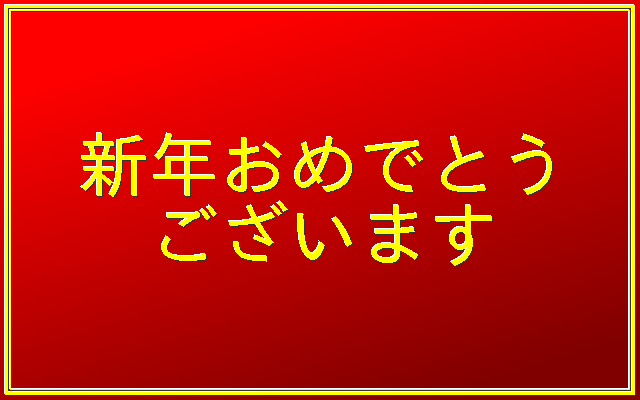
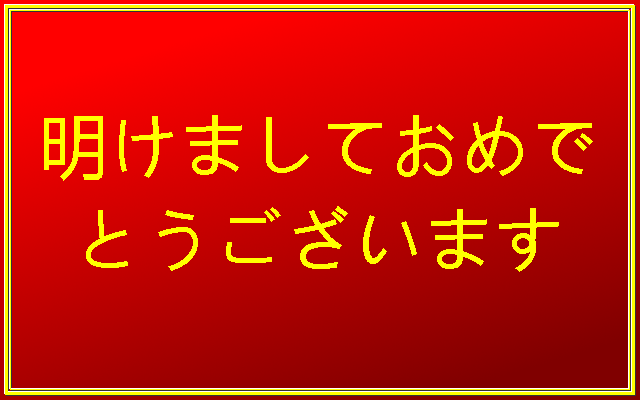
Layers edited between the first and the second 640x400 image:
removed layer "Text #1" from group "Text" over [81, 133, 552, 266]
removed layer "Text shadow #1" from group "Text" over [80, 132, 551, 265]
removed layer "Text shadow" from group "Text" over [82, 134, 553, 267]
added layer "main" in group "Text" over [44, 115, 593, 272]
added layer "white" in group "Text" over [44, 115, 593, 272]
added layer "black" in group "Text" over [44, 115, 593, 272]
renamed "新年おめでとうございます" to "TEXT", showed it, painted on it over [44, 115, 593, 272]
